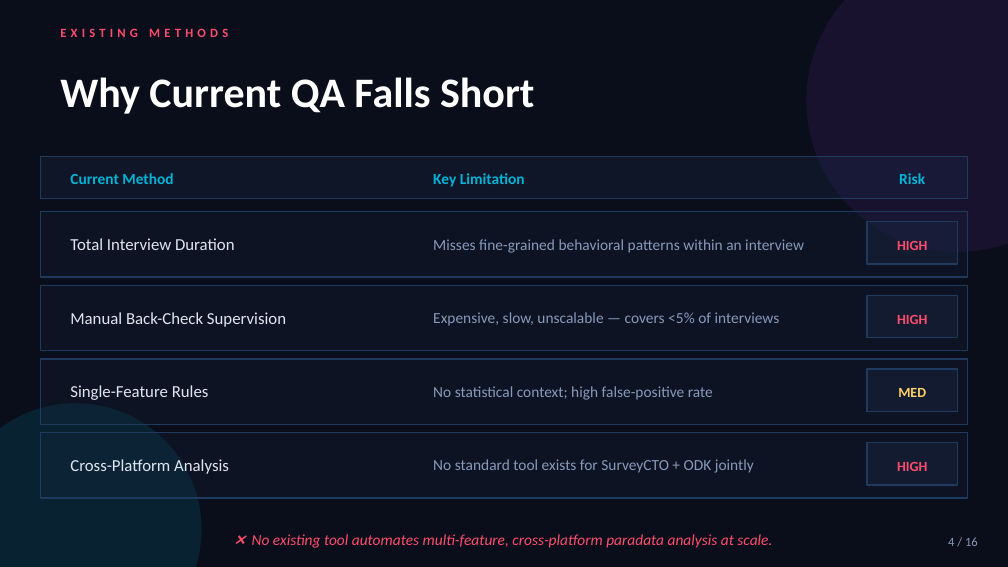
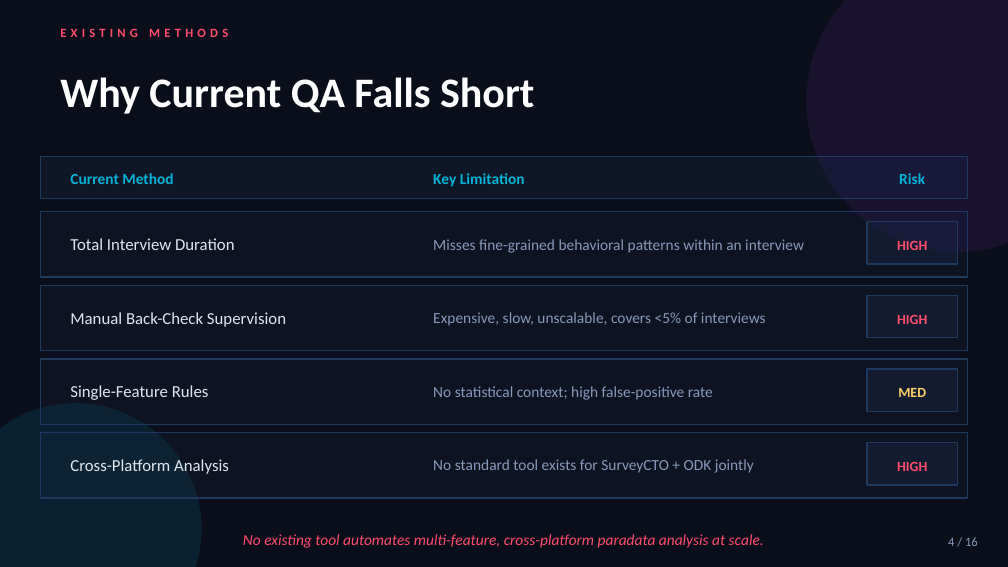
Before and after one commit to Samuelkaoma-eng/SKACE-TIME-DATA, a slide deck: slide 4 of docs/deliverables/Kaoma_Paradata_Presentation.pptx. Drawn at 1008x567 pixels with LibreOffice and Linux fonts; fonts in the diff are those of the drawing. Boxes give left, top, right and bottom in pixels: in the first picture for what was removed or moved away, otherwise in the second. Text is boxed around its words. In the diff, an @@ line names an element or a change of style, - is before the commit and + after.

```diff
--- a/docs/deliverables/Kaoma_Paradata_Presentation.pptx
+++ b/docs/deliverables/Kaoma_Paradata_Presentation.pptx
@@ text at [433, 312, 766, 326]: text changed @@
-Expensive, slow, unscalable — covers <5% of interviews
+Expensive, slow, unscalable, covers <5% of interviews
@@ text at [243, 534, 764, 548]: text changed @@
-❌ No existing tool automates multi-feature, cross-platform paradata analysis at scale.
+No existing tool automates multi-feature, cross-platform paradata analysis at scale.
```
Also in this commit, not shown: 10 other slides changed, 6 other files.
